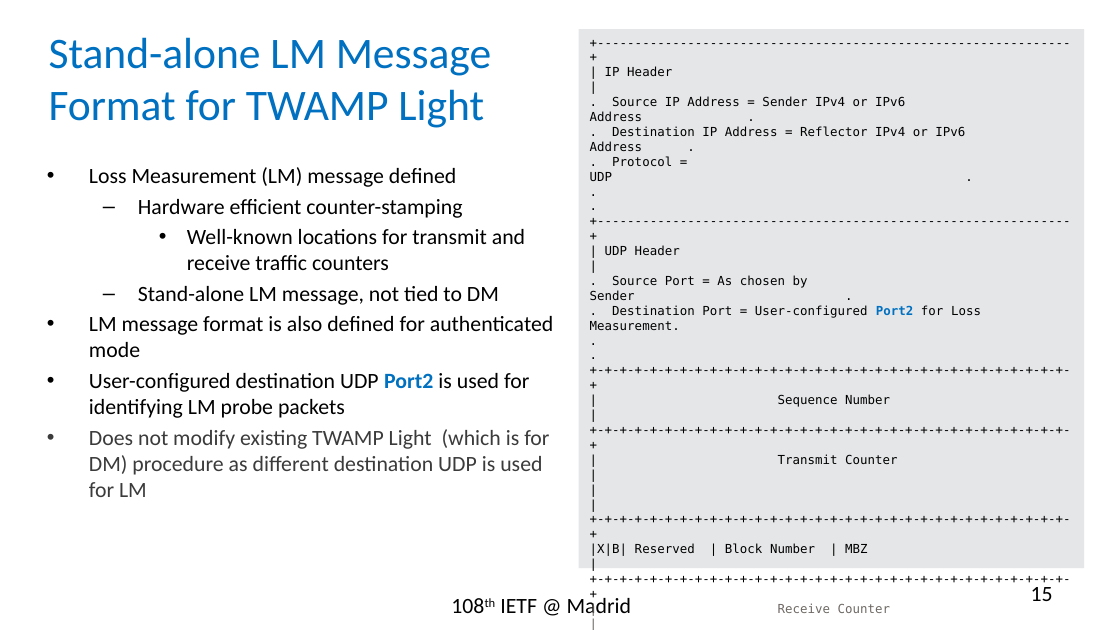
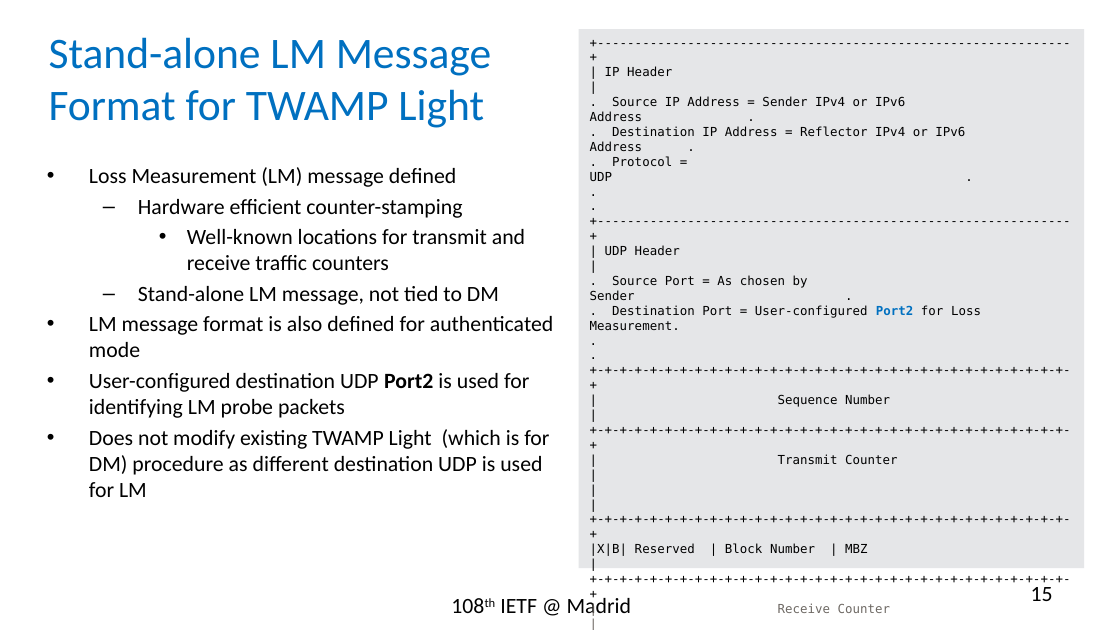
Before and after one commit to rakgandhi/ietf-slides, a slide deck: slide 15 of draft-gandhi-spring-twamp-srpm-09.pptx. Drawn at 1120x630 pixels with LibreOffice and Linux fonts; fonts in the diff are those of the drawing. Boxes give left, top, right and bottom in pixels: in the first picture for what was removed or moved away, otherwise in the second. Text is boxed around its words. In the diff, an @@ line names an element or a change of style, - is before the commit and + after.

```diff
--- a/draft-gandhi-spring-twamp-srpm-09.pptx
+++ b/draft-gandhi-spring-twamp-srpm-09.pptx
@@ text at bbox=[89, 373, 549, 497]: text colour #0070C0 to #000000 in "Port2"; text colour #3B3B3B to #000000 in "Does not modify existing TWAMP Light (which ..." @@
```
Also in this commit, not shown: 3 other slides changed, 3 other files.
